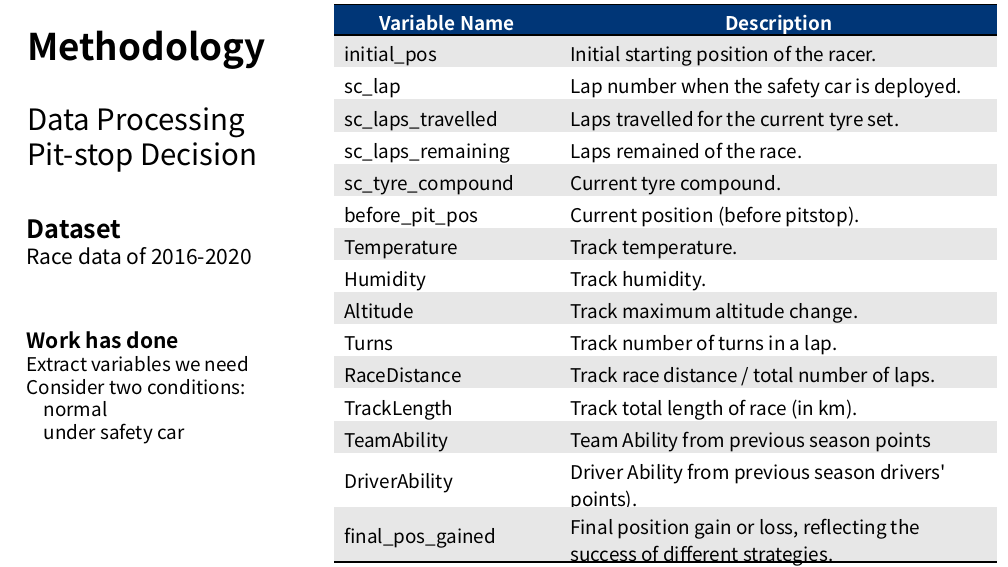
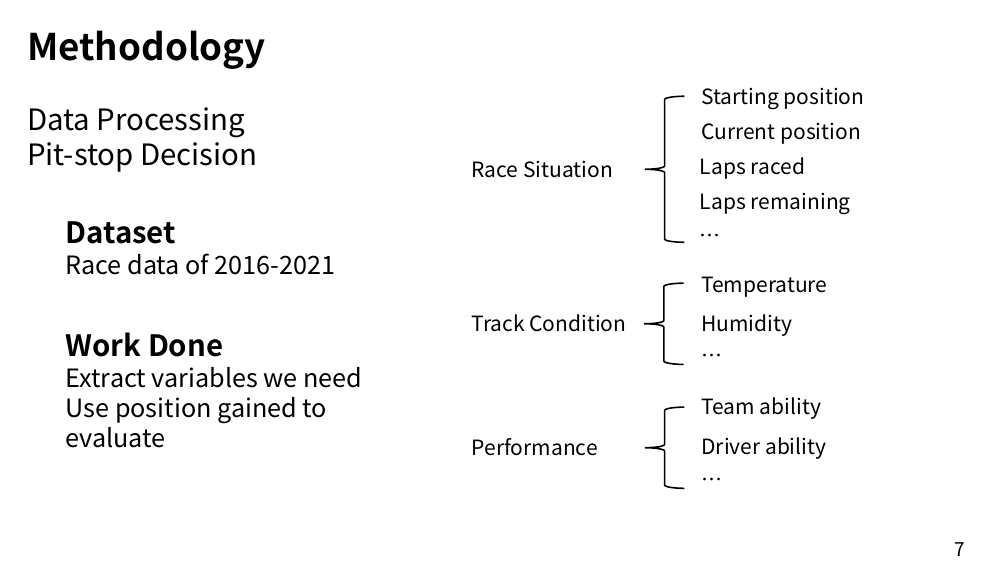
Before and after one commit to xvhhvx/EESM5900V_Project, a slide deck: slide 7 of Project_Presentation.pptx. Drawn at 1008x567 pixels with LibreOffice and Linux fonts; fonts in the diff are those of the drawing. Boxes give left, top, right and bottom in pixels: in the first picture for what was removed or moved away, otherwise in the second. Text is boxed around its words. In the diff, an @@ line names an element or a change of style, - is before the commit and + after.

```diff
--- a/Project_Presentation.pptx
+++ b/Project_Presentation.pptx
@@ table removed at <box>334,5,997,567</box>, 16 rows, 2 columns @@
-Variable Name | Description
-initial_pos | Initial starting position of the racer.
-sc_lap | Lap number when the safety car is deployed.
-sc_laps_travelled | Laps travelled for the current tyre set.
-sc_laps_remaining | Laps remained of the race.
-sc_tyre_compound | Current tyre compound.
-before_pit_pos | Current position (before pitstop).
-Temperature | Track temperature.
-Humidity | Track humidity.
-Altitude | Track maximum altitude change.
-Turns | Track number of turns in a lap.
-RaceDistance | Track race distance / total number of laps.
-TrackLength | Track total length of race (in km).
-TeamAbility | Team Ability from previous season points
-DriverAbility | Driver Ability from previous season drivers' points).
-final_pos_gained | Final position gain or loss, reflecting the success of different strategies.
@@ text added at <box>701,88,865,109</box>, 20 pt, text #000000 @@
+Starting position
@@ left brace added at <box>645,96,684,242</box>, outline #000000 1.5 pt @@
@@ text added at <box>701,123,861,144</box>, 20 pt, text #000000 @@
+Current position
@@ text added at <box>472,161,613,178</box>, 20 pt, text #000000 @@
+Race Situation
@@ text added at <box>700,157,805,179</box>, 20 pt, text #000000 @@
+Laps raced
@@ text added at <box>700,193,851,214</box>, 20 pt, text #000000 @@
+Laps remaining
@@ text "Dataset": place and size @@
-text "Dataset" at <box>27,219,252,265</box>
+text "Dataset" at <box>66,221,336,275</box>
@@ text at <box>66,221,176,244</box>: size 24 to 28 pt in "Dataset" @@
@@ text added at <box>693,219,725,253</box>, 20 pt, text #000000 @@
+…
@@ text at <box>66,253,336,275</box>: text changed; size 20 to 24 pt @@
-Race data of 2016-2020
+Race data of 2016-2021
@@ left brace added at <box>644,284,684,364</box>, outline #000000 1.5 pt @@
@@ text added at <box>701,276,827,297</box>, 20 pt, text #000000 @@
+Temperature
@@ text "Work Done": place and size @@
-text "Work Done" at <box>27,331,249,444</box>
+text "Work Done" at <box>66,332,362,448</box>
@@ text added at <box>472,314,626,332</box>, 20 pt, text #000000 @@
+Track Condition
@@ text added at <box>701,314,792,336</box>, 20 pt, text #000000 @@
+Humidity
@@ text at <box>66,332,223,357</box>: text changed; size 20 to 28 pt @@
-Work has done
+Work Done
@@ text added at <box>694,339,727,372</box>, 20 pt, text #000000 @@
+…
@@ text at <box>66,367,362,388</box>: size 18 to 24 pt in "Extract variables we need" @@
@@ text at <box>66,397,327,448</box>: text changed; size 18 to 24 pt @@
-Consider two conditions:
-normal
-under safety car
+Use position gained to evaluate
@@ left brace added at <box>645,408,684,488</box>, outline #000000 1.5 pt @@
@@ text added at <box>701,397,821,419</box>, 20 pt, text #000000 @@
+Team ability
@@ text added at <box>472,438,598,456</box>, 20 pt, text #000000 @@
+Performance
@@ text added at <box>701,437,826,459</box>, 20 pt, text #000000 @@
+Driver ability
@@ text added at <box>694,463,727,496</box>, 20 pt, text #000000 @@
+…
```
Also in this commit, not shown: 8 other slides changed, 1 slide added.
